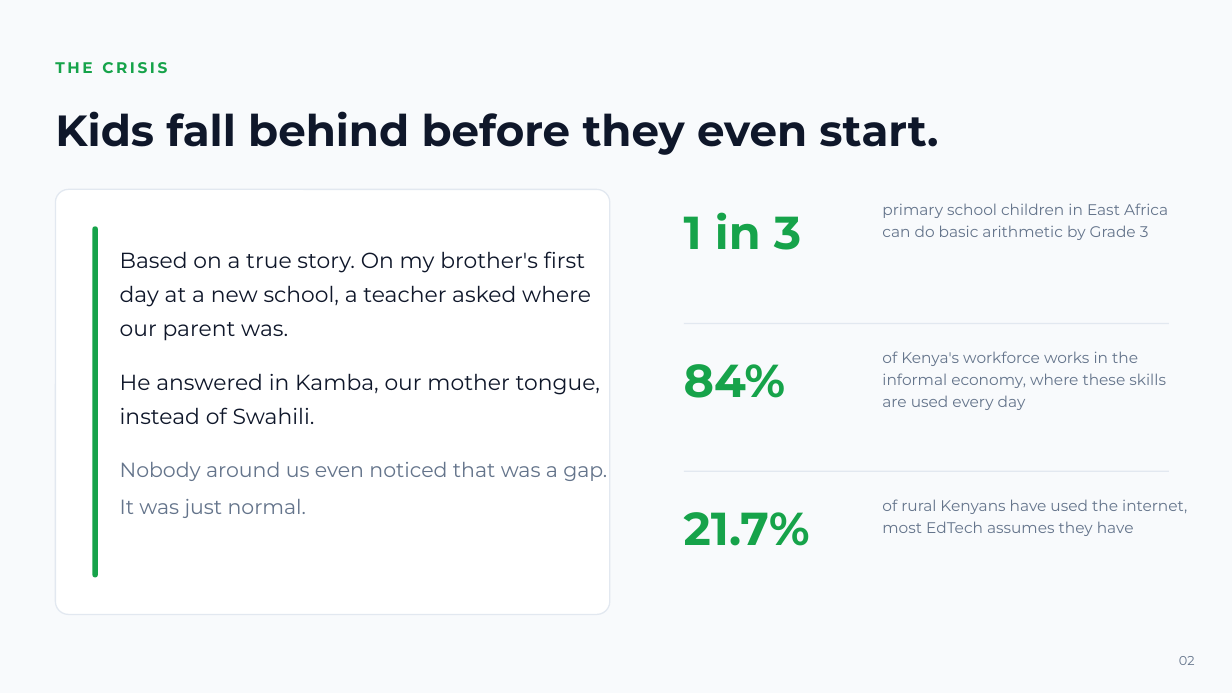
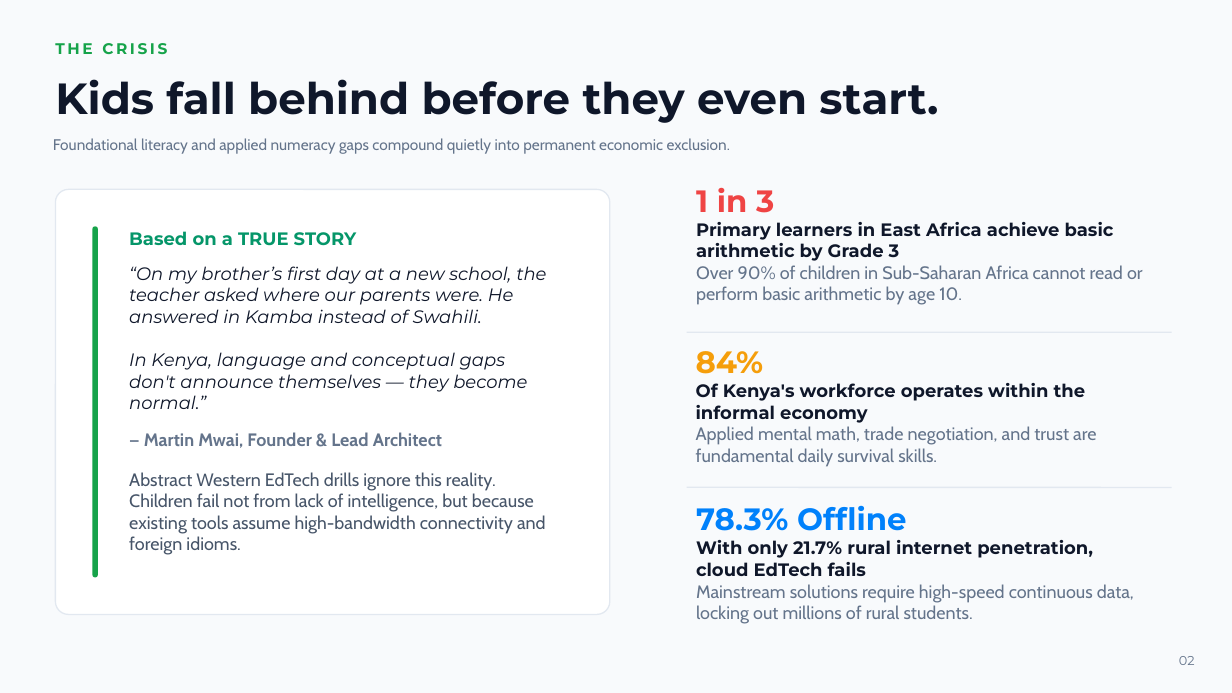
Before and after one commit to lemonhead-ai/SmartDuka, a slide deck: slide 2 of assets/pitch-deck/SmartDuka_Pitchdeck_backup.pptx. Drawn at 1232x693 pixels with LibreOffice and Linux fonts; fonts in the diff are those of the drawing. Boxes give left, top, right and bottom in pixels: in the first picture for what was removed or moved away, otherwise in the second. Text is boxed around its words. In the diff, an @@ line names an element or a change of style, - is before the commit and + after.

Commit message:
feat: add AI agent runtime, backend infrastructure, agent architecture documentation, and frontend game components

```diff
--- a/assets/pitch-deck/SmartDuka_Pitchdeck_backup.pptx
+++ b/assets/pitch-deck/SmartDuka_Pitchdeck_backup.pptx
@@ text "THE CRISIS": place and size @@
-text "THE CRISIS" at (55, 62, 167, 73)
+text "THE CRISIS" at (55, 43, 167, 54)
@@ text "Kids fall behind before they ...": place and size @@
-text "Kids fall behind before they ..." at (55, 111, 938, 155)
+text "Kids fall behind before they ..." at (55, 79, 938, 123)
@@ text added at (53, 138, 730, 154), 12 pt, text #64748B @@
+Foundational literacy and applied numeracy gaps compound quietly into permanent economic exclusion.
@@ text at (696, 188, 1143, 305): text changed; size 12 to 14 pt; font Montserrat to Cabin @@
-primary school children in East Africa can do basic arithmetic by Grade 3
+1 in 3
+Primary learners in East Africa achieve basic arithmetic by Grade 3
+Over 90% of children in Sub-Saharan Africa cannot read or perform basic arithmetic by age 10.
@@ text at (129, 231, 546, 555): text changed; size 17 to 14 pt @@
-Based on a true story. On my brother's first day at a new school, a teacher asked where our parent was.
-He answered in Kamba, our mother tongue, instead of Swahili.
-Nobody around us even noticed that was a gap.
-It was just normal.
+Based on a TRUE STORY
+“On my brother’s first day at a new school, the teacher asked where our parents were. He answered in Kamba instead of Swahili.
+In Kenya, language and conceptual gaps don't announce themselves — they become normal.”
+— Martin Mwai, Founder & Lead Architect
+Abstract Western EdTech drills ignore this reality. Children fail not from lack of intelligence, but because existing tools assume high-bandwidth connectivity and foreign idioms.
@@ text removed at (684, 212, 801, 250) @@
-1 in 3
@@ line moved from (684, 323) - (1169, 323) to (687, 333) - (1172, 333) @@
@@ text at (696, 351, 1096, 467): text changed; size 12 to 14 pt; font Montserrat to Cabin @@
-of Kenya's workforce works in the informal economy, where these skills are used every day
+84%
+Of Kenya's workforce operates within the informal economy
+Applied mental math, trade negotiation, and trust are fundamental daily survival skills.
@@ text removed at (684, 364, 785, 398) @@
-84%
@@ line moved from (684, 471) - (1169, 471) to (687, 487) - (1172, 487) @@
@@ text added at (696, 505, 1134, 624), 14 pt, text #64748B @@
+78.3% Offline
+With only 21.7% rural internet penetration, cloud EdTech fails
+Mainstream solutions require high-speed continuous data, locking out millions of rural students.
@@ text removed at (882, 499, 1187, 536) @@
-of rural Kenyans have used the internet, most EdTech assumes they have
@@ text removed at (684, 512, 810, 546) @@
-21.7%
```
Also in this commit, not shown: 2 other slides changed, 22 other files.
